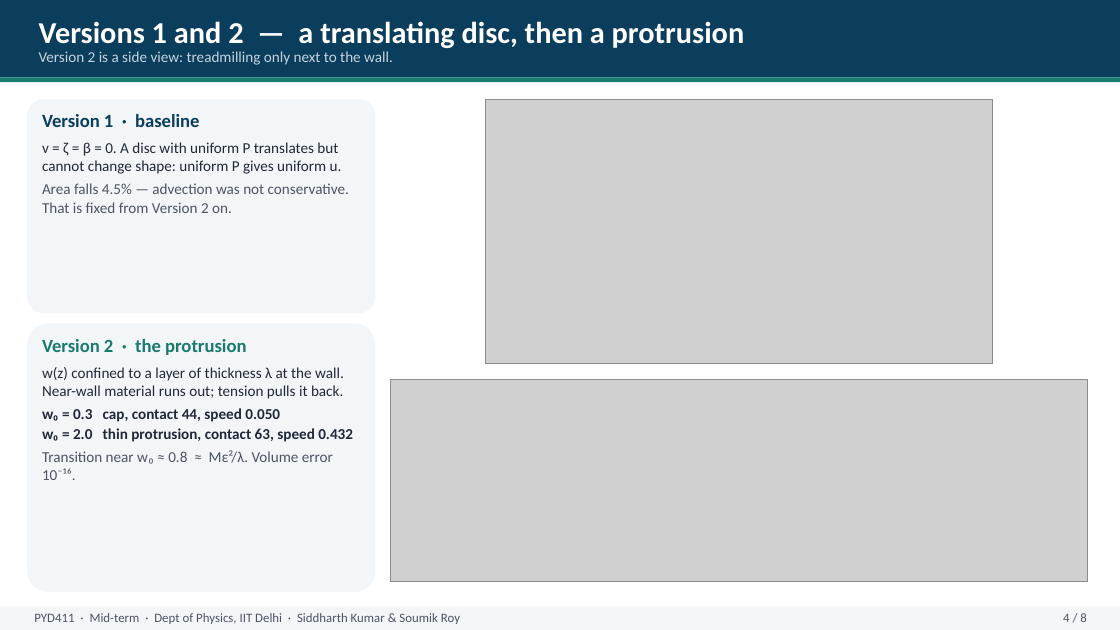
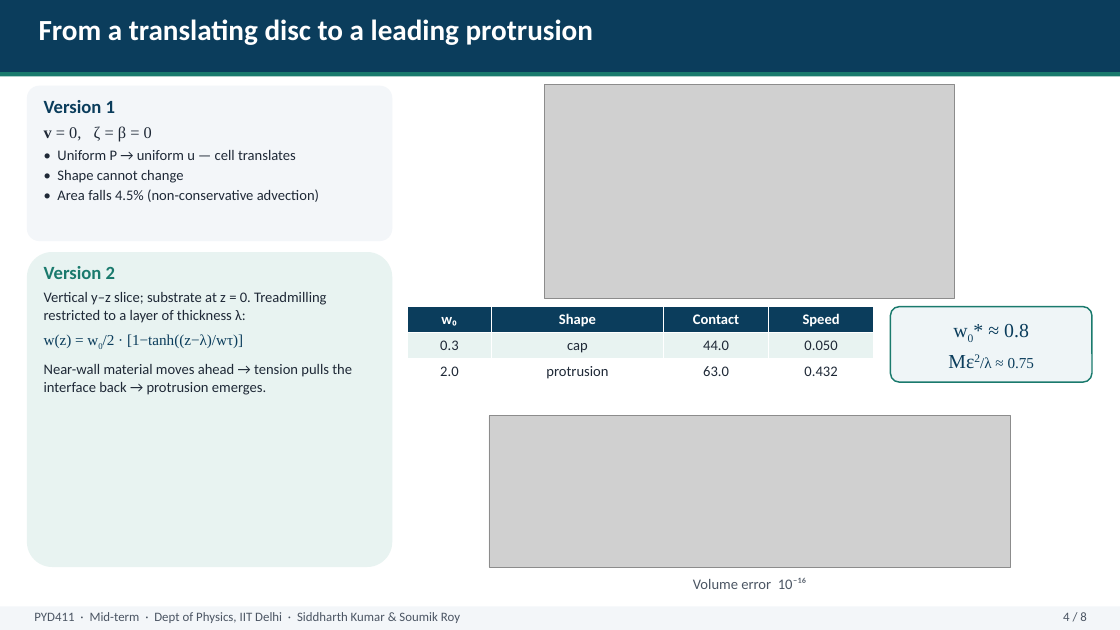
Before and after one commit to ariaydrouch/f, a slide deck: slide 4 of presentation/PYD411_midsem_presentation.pptx. Drawn at 1120x630 pixels with LibreOffice and Linux fonts; fonts in the diff are those of the drawing; grey boxes stand for pictures. Boxes give left, top, right and bottom in pixels: in the first picture for what was removed or moved away, otherwise in the second. Text is boxed around its words. In the diff, an @@ line names an element or a change of style, - is before the commit and + after.

```diff
--- a/presentation/PYD411_midsem_presentation.pptx
+++ b/presentation/PYD411_midsem_presentation.pptx
@@ rectangle: place and size @@
-rectangle at box(0, 0, 1120, 77)
+rectangle at box(0, 0, 1120, 72)
@@ text at box(39, 19, 593, 45): text changed; size 26 to 25 pt @@
-Versions 1 and 2 — a translating disc, then a protrusion
+From a translating disc to a leading protrusion
@@ text removed at box(39, 51, 393, 65) @@
-Version 2 is a side view: treadmilling only next to the wall.
@@ rectangle: place and size @@
-rectangle at box(0, 77, 1120, 82)
+rectangle at box(0, 72, 1120, 76)
@@ rounded rectangle: place and size @@
-rounded rectangle at box(27, 99, 376, 313)
+rounded rectangle at box(27, 86, 392, 241)
@@ picture: place and size @@
-picture at box(486, 99, 992, 364)
+picture at box(544, 84, 954, 298)
@@ text at box(44, 100, 319, 202): text changed; size 13 to 12.5 pt @@
-Version 1 · baseline
-v = ζ = β = 0. A disc with uniform P translates but cannot change shape: uniform P gives uniform u.
-Area falls 4.5% — advection was not conservative. That is fixed from Version 2 on.
+Version 1
+v = 0, ζ = β = 0
+• Uniform P → uniform u — cell translates
+• Shape cannot change
+• Area falls 4.5% (non-conservative advection)
@@ rounded rectangle: place and size @@
-rounded rectangle at box(27, 323, 376, 592)
+rounded rectangle at box(27, 252, 392, 567)
@@ rounded rectangle at box(27, 252, 392, 567): fill #F3F6F9 to #E8F3F1 @@
@@ text at box(44, 266, 352, 395): text changed; size 13 to 12.5 pt @@
-Version 2 · the protrusion
-w(z) confined to a layer of thickness λ at the wall. Near-wall material runs out; tension pulls it back.
-w₀ = 0.3 cap, contact 44, speed 0.050
-w₀ = 2.0 thin protrusion, contact 63, speed 0.432
-Transition near w₀ ≈ 0.8 ≈ Mε²/λ. Volume error 10⁻¹⁶.
+Version 2
+Vertical y–z slice; substrate at z = 0. Treadmilling restricted to a layer of thickness λ:
+w(z) = w0/2 · [1−tanh((z−λ)/wτ)]
+Near-wall material moves ahead → tension pulls the interface back → protrusion emerges.
@@ table added at box(408, 307, 874, 383), 3 rows, 4 columns @@
+w₀ | Shape | Contact | Speed
+0.3 | cap | 44.0 | 0.050
+2.0 | protrusion | 63.0 | 0.432
@@ rounded rectangle added at box(891, 307, 1092, 382), fill #EFF5F7, outline #1A7A6D 1.25 pt @@
@@ text added at box(980, 324, 1034, 368), 17 pt, text #0B3D5C @@
+w0* ≈ 0.8
+Mε2/λ ≈ 0.75
@@ picture: place and size @@
-picture at box(391, 380, 1088, 582)
+picture at box(489, 416, 1011, 567)
@@ text added at box(693, 578, 807, 589), 12.5 pt, text #4B5563 @@
+Volume error 10⁻¹⁶
```
Also in this commit, not shown: 7 other slides changed, 2 other files.
